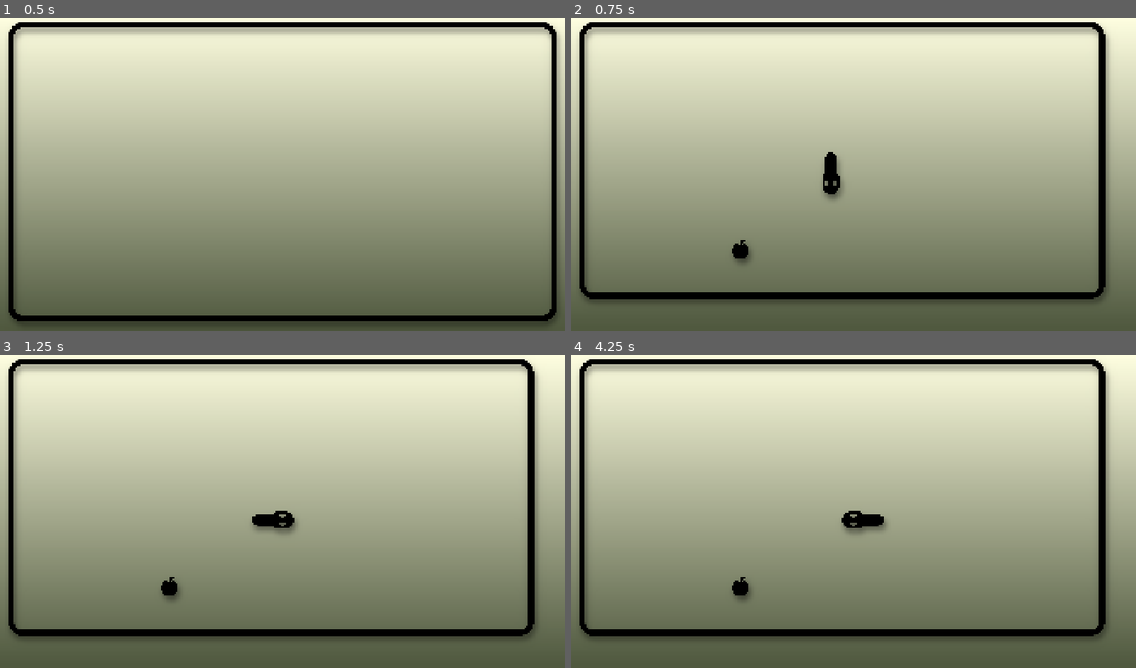
Above: before the commit, frames 1-4 (two rows, left to right).
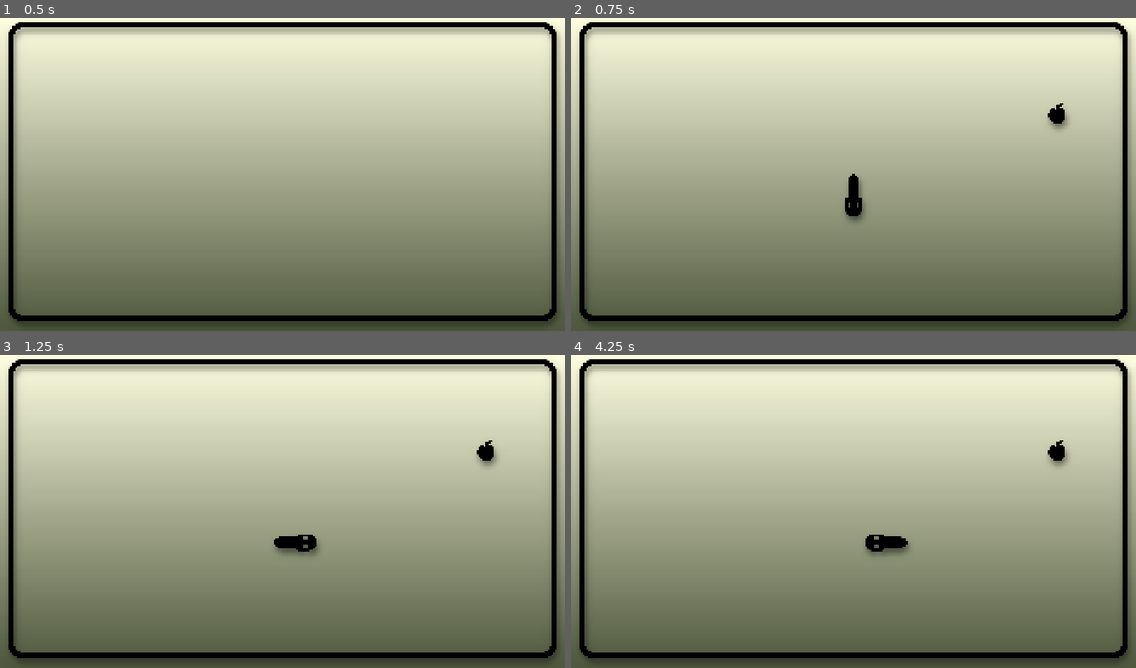
Above: after the commit, the same moments.

Repository: oschijns/coding-gouter-godot
Game: Godot game, scene res://snake_game.tscn
Same seed, same stepped clock (60 frames per second), same inputs: the game is played once before the commit and once after it.
Inputs:
- Up to frame 1 (0.5 s): no input
- Up to frame 2 (0.75 s): tap Enter (restrart_game, bound only after the commit) at 0.5, 0.6 s; hold Right (move_right) from 0.53 s (still down)
- Up to frame 3 (1.25 s): keep holding Right (move_right)
- Up to frame 4 (4.25 s): release Right (move_right) at 1.28 s; hold Down (move_down) 1.28-2.03 s; tap Enter (restrart_game, bound only after the commit) at 1.35, 2.1, 2.85, 3.5, 3.6 s; tap Space at 2 s; hold Right (move_right) 2.03-2.78 s; hold Up (move_up) 2.78-3.53 s; hold Left (move_left) from 3.53 s (still down)

Frame 1 is identical in both runs. In frame 2, 9.7% of the frame differs, in the area x 1-100%, y 1-98%; in frame 3, 9.8%; in frame 4, 9.8%.

Commit message:
fix(snake): Small fixes

Diff:
--- a/snake/project.godot
+++ b/snake/project.godot
@@ -51,3 +51,9 @@
 , Object(InputEventJoypadButton,"resource_local_to_scene":false,"resource_name":"","device":-1,"button_index":14,"pressure":0.0,"pressed":false,"script":null)
 ]
 }
+restrart_game={
+"deadzone": 0.2,
+"events": [Object(InputEventKey,"resource_local_to_scene":false,"resource_name":"","device":0,"window_id":0,"alt_pressed":false,"shift_pressed":false,"ctrl_pressed":false,"meta_pressed":false,"pressed":false,"keycode":0,"physical_keycode":4194309,"key_label":0,"unicode":0,"location":0,"echo":false,"script":null)
+, Object(InputEventJoypadButton,"resource_local_to_scene":false,"resource_name":"","device":-1,"button_index":6,"pressure":0.0,"pressed":false,"script":null)
+]
+}
--- a/snake/src/core/direction_handler.gd
+++ b/snake/src/core/direction_handler.gd
@@ -27,7 +27,7 @@
 #region GODOT's METHODS
 
 # Fonction appelée 60 fois par seconde
-func _process(delta: float) -> void:
+func _process(_delta: float) -> void:
 	# Une fois la direction lue à partir de la manette.
 	# On la compare à la direction actuelle du serpent pour déterminer la direction
 	# qui sera effectivement appliquée.
@@ -45,7 +45,7 @@
 #endregion
 
 
-#region PRIVATE METHODS
+#region PUBLIC METHODS
 
 # À appeler lorsqu'on veut obtenir une nouvelle direction à appliquer au serpent
 func pull_direction() -> Vector2i:
@@ -53,6 +53,14 @@
 	if direction_next != Vector2i.ZERO:
 		direction_current = direction_next
 	return direction_current
+
+# À appeler pour définir une direction initiale
+func init_direction(init: Vector2i) -> void:
+	if init.length_squared() == 1:
+		direction_current = init
+		direction_next    = init
+	else:
+		printerr("Provided initial direction is not normalized")
 
 #endregion
 
--- a/snake/src/core/snake_canvas.gd
+++ b/snake/src/core/snake_canvas.gd
@@ -8,7 +8,7 @@
 
 # Taille de la surface de jeu
 @export
-var play_area := Rect2i(0, 0, 23, 12)
+var play_area := Rect2i(1, 1, 23, 12)
 
 # Liste des calques sur lequels écrire les tuiles
 @export
@@ -91,18 +91,18 @@
 	# - quatres coins
 
 	# On récupère les limites de la zone de jeu
-	var x0 := play_area.position.x
+	var x0 := play_area.position.x - 1
 	var x1 := play_area.end.x
-	var y0 := play_area.position.y
+	var y0 := play_area.position.y - 1
 	var y1 := play_area.end.y
 
 	# On trace les deux lignes horizontales en même temps
-	for x in range(x0 + 1, x1):
+	for x in range(x0, x1):
 		_draw_tile(Vector2i(x, y0), BORDER_LINE, RotLine.H)
 		_draw_tile(Vector2i(x, y1), BORDER_LINE, RotLine.H)
 
 	# On trace les deux lignes verticales en même temps
-	for y in range(y0 + 1, y1):
+	for y in range(y0, y1):
 		_draw_tile(Vector2i(x0, y), BORDER_LINE, RotLine.V)
 		_draw_tile(Vector2i(x1, y), BORDER_LINE, RotLine.V)
 
--- a/snake/src/game/snake_game.gd
+++ b/snake/src/game/snake_game.gd
@@ -39,22 +39,15 @@
 
 # Fonction appelée au démarrage du jeu
 func _ready() -> void:
-	# Initialisation du jeu:
-	# - Positionner le serpent
-	# - Ajouter une pomme
-
-	var center := canvas.play_area.get_center()
-	snake_positions.push_back(center)
-	snake_positions.push_back(center + Vector2i.UP)
-	direction_handler.direction_current = Vector2i.DOWN
-
-	apple_position = _get_random_position()
-
-	print("Snake Game ready.")
+	_on_game_start()
 
 
-# Fonction appelée 60 fois par seconde
-#func _process(delta: float) -> void: pass
+# Fonction appelée ~60 fois par seconde
+func _process(_delta: float) -> void:
+
+	# Réinitialize le jeu
+	if game_over and Input.is_action_just_pressed("restrart_game"):
+		_on_game_start()
 
 #endregion
 
@@ -88,6 +81,7 @@
 	# Fait avancer le serpent
 	snake_positions.push_front(next)
 
+	# On redessine tout le jeu
 	canvas.clear()
 	canvas.draw_border()
 	canvas.draw_snake(snake_positions)
@@ -101,22 +95,51 @@
 
 #region PRIVATE METHODS
 
-# Renvoie une position aléatoire dans la zone de jeu
-func _get_random_position() -> Vector2i:
-	var area := canvas.play_area
-	return Vector2i(
-		randi_range(area.position.x, area.end.x),
-		randi_range(area.position.y, area.end.y)
-	)
+# Fonction à appeler pour démarrer le jeu
+func _on_game_start() -> void:
+	# Initialisation du jeu:
+	# - Positionner le serpent
+	# - Ajouter une pomme
 
-# Fonction a appeler pour terminer le jeu
+	# Réinitialize l'état du jeu si nous recommençons une partie
+	game_over = false
+	score = 0
+
+	# Positionnement du serpent
+	var center := canvas.play_area.get_center()
+	snake_positions.clear()
+	snake_positions.push_back(center)
+	snake_positions.push_back(center + Vector2i.UP)
+	direction_handler.init_direction(Vector2i.DOWN)
+
+	# Positionnement d'une pomme
+	apple_position = _get_random_position()
+
+	# Le jeu peut démarrer
+	tick_rate.start()
+	print("Snake Game ready.")
+
+
+# Fonction à appeler pour terminer le jeu
 func _on_game_over() -> void:
-	print("GAME OVER")
+	print("GAME OVER score: %d" % score)
 
+	# On affiche une croix sur toutes les positions
+	# qui étaient occupées par le serpent.
 	for pos in snake_positions:
 		canvas.draw_cross(pos)
 
 	# On arrête d'actualiser le jeu
 	tick_rate.stop()
 
+
+# Renvoie une position aléatoire dans la zone de jeu
+func _get_random_position() -> Vector2i:
+	var area := canvas.play_area
+	return Vector2i(
+		randi_range(area.position.x + 1, area.end.x - 1),
+		randi_range(area.position.y + 1, area.end.y - 1)
+	)
+
+
 #endregion
